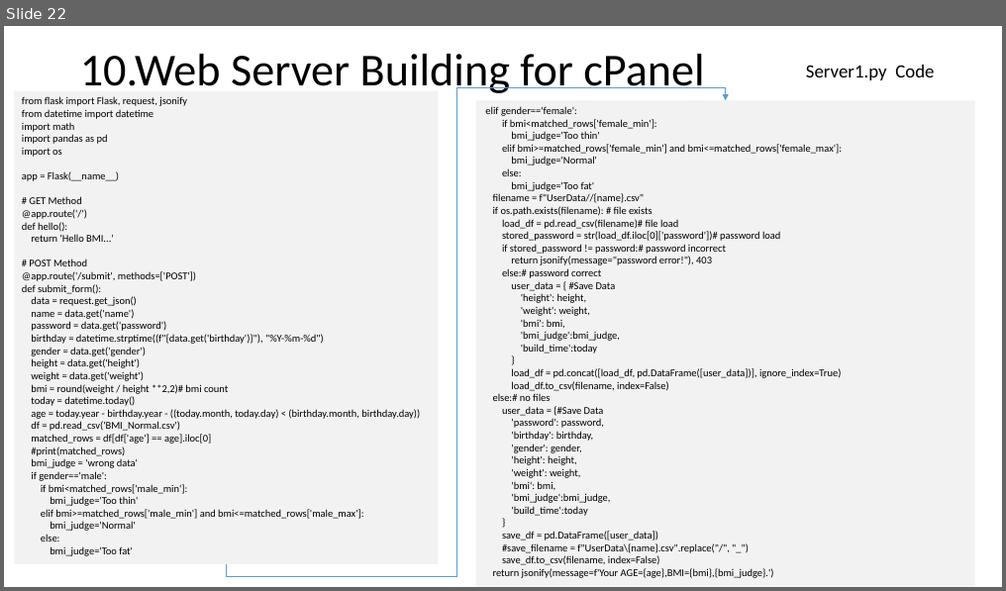
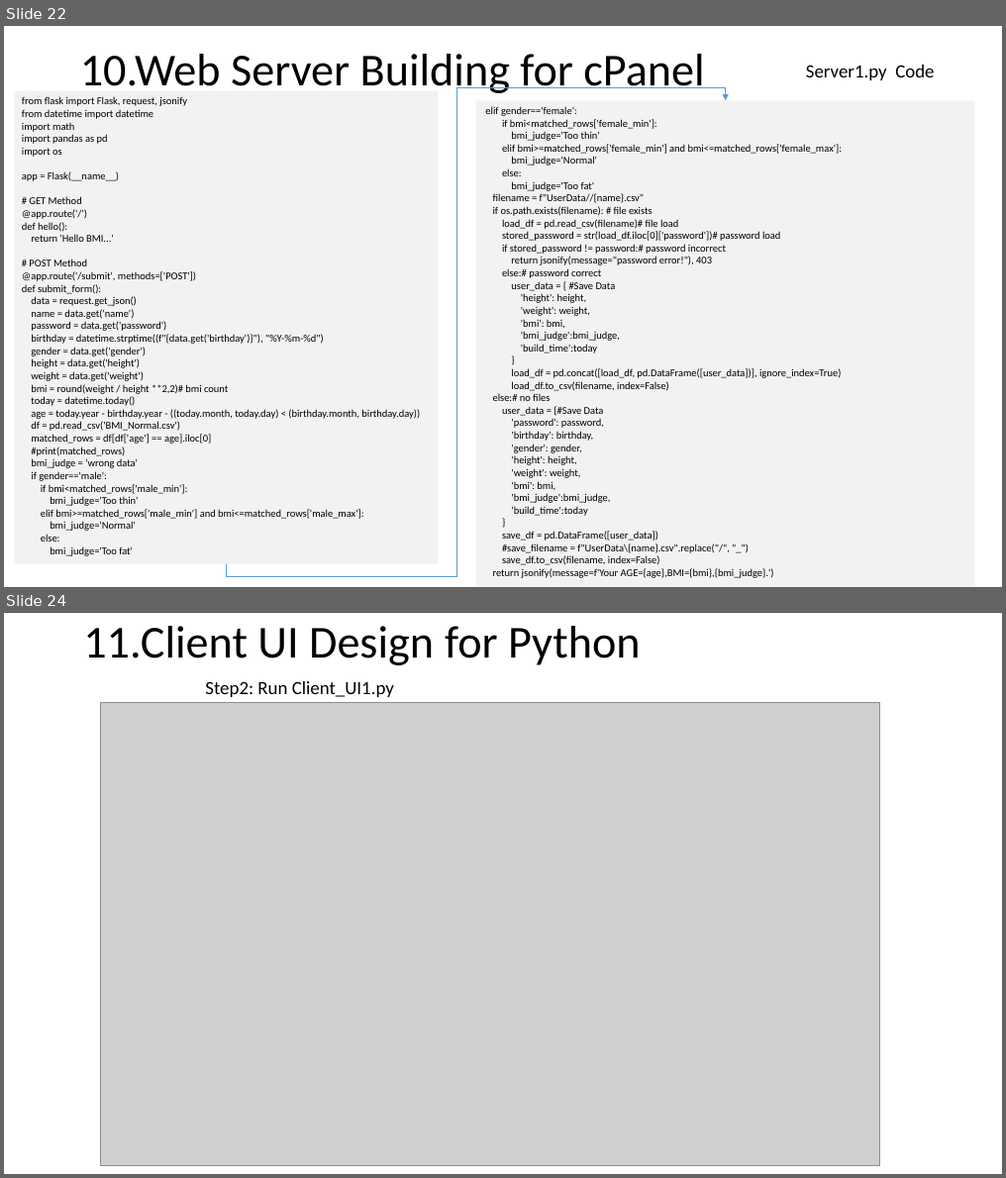
Before and after one commit to Chen-Wi-Ki/FlaskServerTeach, a slide deck: PythonFlask/Teach.pptx. Shown one above the other, each under a label of ours: slide 22 before the commit, slides 22 and 24 after it; the slides between them are not shown. The pictures are 1006x591 and 1006x1178 pixels, drawn with LibreOffice and Linux fonts; fonts in the diff are those of the drawing; grey boxes stand for pictures. Boxes give left, top, right and bottom in pixels: in the first picture for what was removed or moved away, otherwise in the second. Text is boxed around its words. In the diff, an @@ line names an element or a change of style, - is before the commit and + after.

Commit message:
Client_UI1 Teach for python

```diff
--- a/PythonFlask/Teach.pptx
+++ b/PythonFlask/Teach.pptx
@@ slide 24 added at (x1=4, y1=613, x2=1002, y2=1174), background #FFFFFF @@
@@ text added at (x1=83, y1=626, x2=640, y2=665), 44 pt, text #000000 @@
+11.Client UI Design for Python
@@ text added at (x1=205, y1=681, x2=394, y2=697), 18 pt, text #000000 @@
+Step2: Run Client_UI1.py
@@ picture added at (x1=101, y1=703, x2=880, y2=1166) @@
```
Also in this commit, not shown: 1 other slide added, 2 other files.
